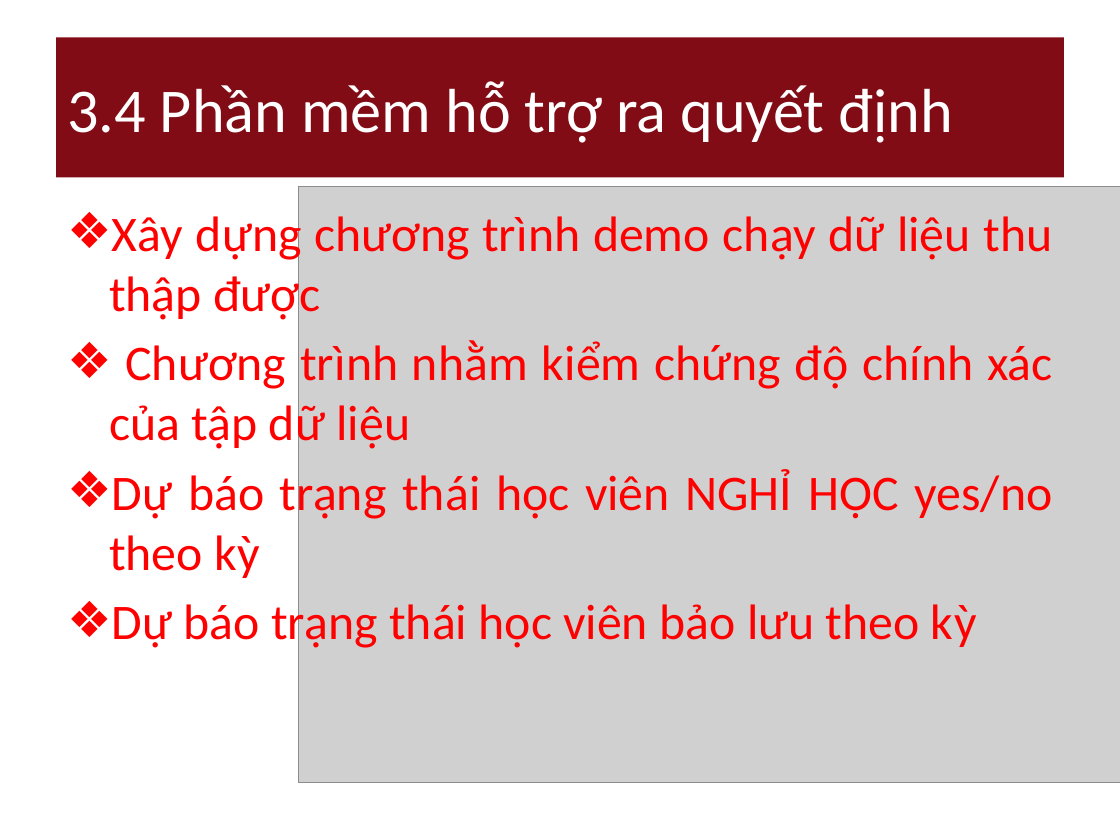
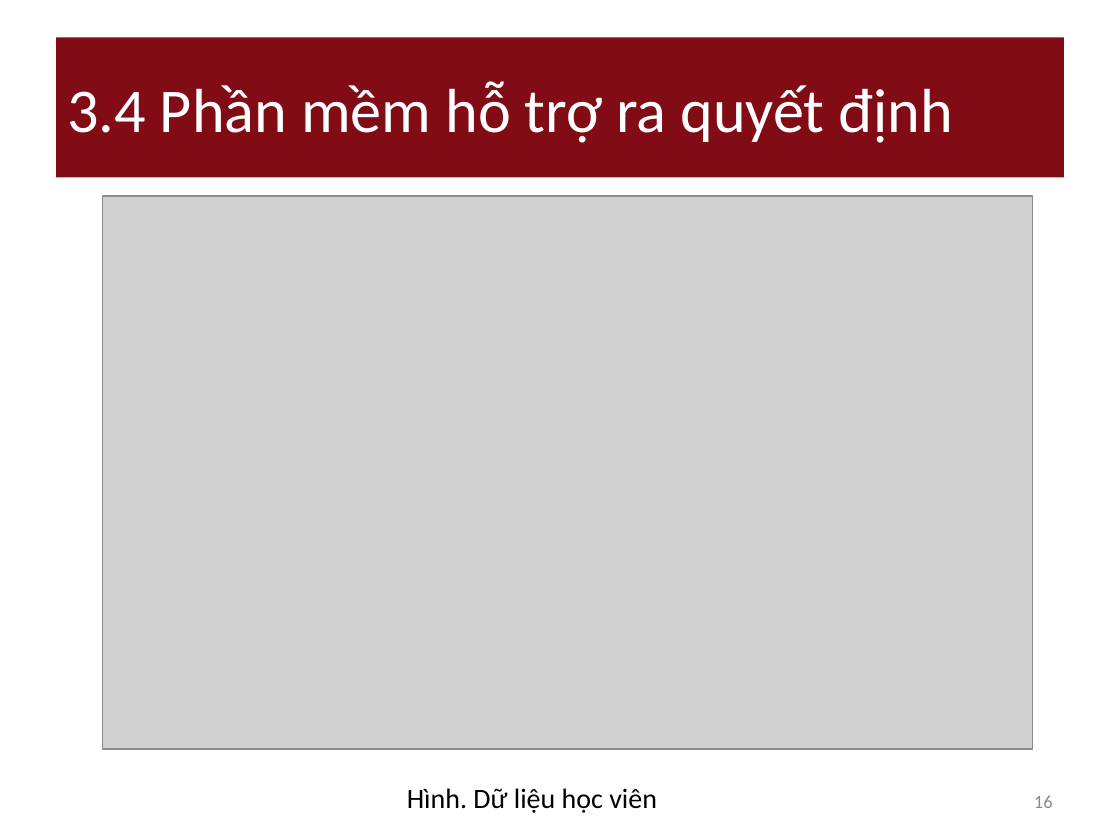
Before and after one commit to nguyendanhtu/drop-out, a slide deck: slide 16 of 01. Document/DropOut_Project_Report v_3.12.2011.pptx (slide 15 before the commit). Drawn at 1120x840 pixels with LibreOffice and Linux fonts; fonts in the diff are those of the drawing; grey boxes stand for pictures. Boxes give left, top, right and bottom in pixels: in the first picture for what was removed or moved away, otherwise in the second. Text is boxed around its words. In the diff, an @@ line names an element or a change of style, - is before the commit and + after.

```diff
--- a/01. Document/DropOut_Project_Report v_3.12.2011.pptx
+++ b/01. Document/DropOut_Project_Report v_3.12.2011.pptx
@@ picture: place and size @@
-picture at (299, 187, 1120, 783)
+picture at (103, 196, 1033, 749)
@@ text removed at (109, 210, 1053, 651) @@
-❖ Xây dựng chương trình demo chạy dữ liệu thu thập được
-❖ Chương trình nhằm kiểm chứng độ chính xác của tập dữ liệu
-❖ Dự báo trạng thái học viên NGHỈ HỌC yes/no theo kỳ
-❖ Dự báo trạng thái học viên bảo lưu theo kỳ
@@ text added at (407, 788, 657, 813), 18 pt, text #000000 @@
+Hình. Dữ liệu học viên
@@ page number added at (1034, 795, 1053, 808), 12 pt, text #8C8C8C @@
+16
```
Also in this commit, not shown: 18 other slides changed, 2 slides added, 1 other file.
